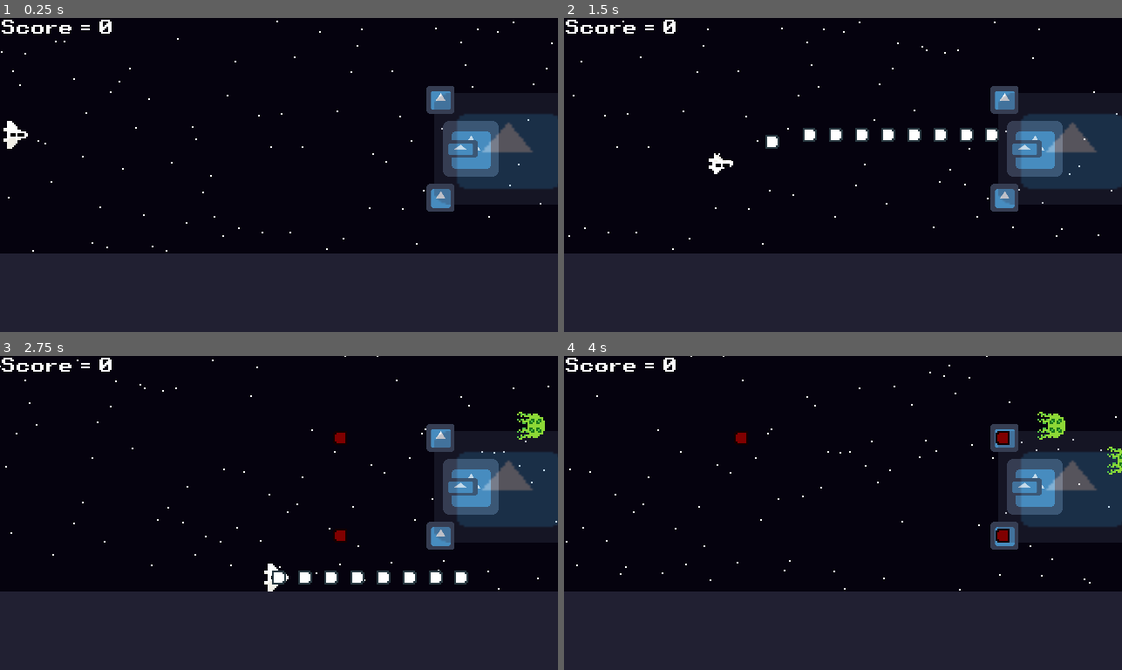
Above: before the commit, frames 1-4 (two rows, left to right).
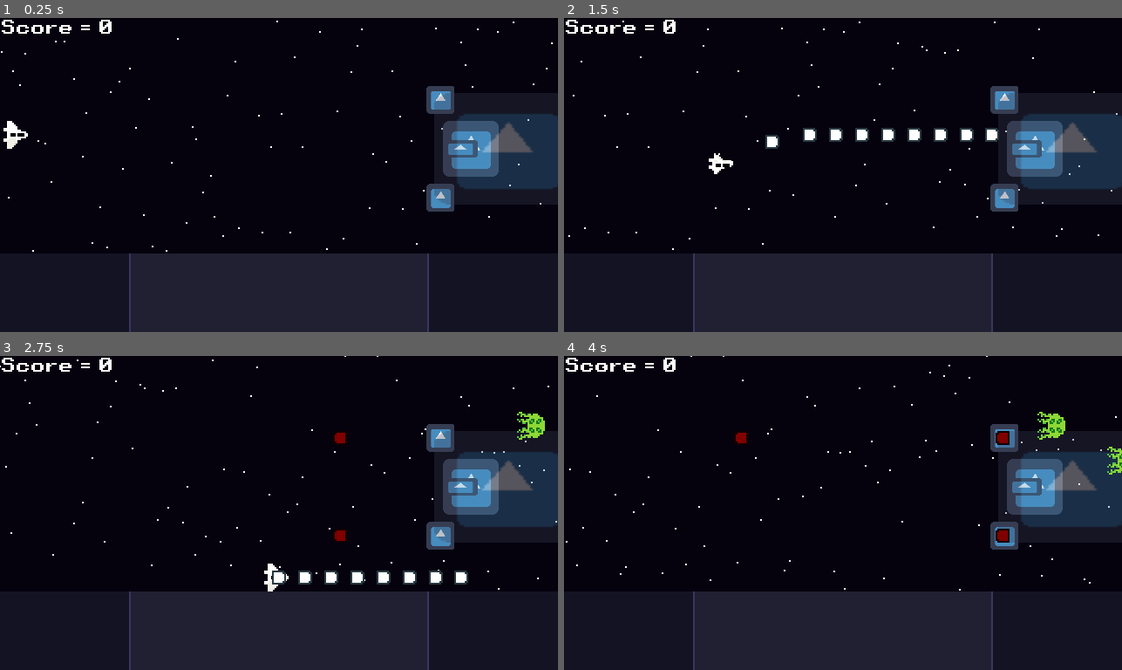
Above: after the commit, the same moments.

Repository: MrPiedPiper/LD48
Game: Godot game, scene res://Main/Main.tscn
Two runs of this game, one before a commit and one after it. Both use one fixed random seed, a clock stepped at 60 frames per second and the inputs below. The engine's default icon, where the game draws it, is replaced by a stand-in: a white triangle on a blue panel in a dark square.
Inputs:
- Up to frame 1 (0.25 s): no input
- Up to frame 2 (1.5 s): hold D (input_right) 0.53-1.28 s; hold , (input_a) 0.53-1.28 s; hold S (input_down) from 1.28 s (still down); tap , (input_a) at 1.35 s
- Up to frame 3 (2.75 s): release S (input_down) at 2.03 s; hold D (input_right) from 2.03 s (still down); hold , (input_a) from 2.03 s (still down)
- Up to frame 4 (4 s): release D (input_right) at 2.78 s; release , (input_a) at 2.78 s; hold W (input_up) 2.78-3.53 s; tap , (input_a) at 2.85 s; hold A (input_left) from 3.53 s (still down); hold , (input_a) from 3.53 s (still down)

The runs differ from the first frame. In frame 1, 0.2% of the frame differs, in the area x 23-77%, y 75-100%; in frame 2, 0.2%; in frame 3, 0.2%; in frame 4, 0.2%.

Commit message:
Fix dialog not hiding portraits and not finishing correctly, add characters, and correctly hide boss collisions

Diff:
--- a/Bosses/BaseBoss/BaseBoss.gd
+++ b/Bosses/BaseBoss/BaseBoss.gd
@@ -4,6 +4,7 @@
 var _is_waiting = true
 
 onready var weak_spot = $WeakSpot
+var weak_spot_health = 10
 
 onready var weapon1 = $Weapon1Area/Weapon1
 onready var weapon1_timer = $Weapon1Timer
@@ -28,7 +29,7 @@
 	weapon1_area.visible = false
 	for i in weapon1_area.get_children():
 		if i is CollisionShape2D:
-			i.disabled = true
+			i.set_deferred("disabled",true)
 	disable_barrier_if_weaponless()
 
 func enable_weapon1():
@@ -36,14 +37,14 @@
 	weapon1_area.visible = true
 	for i in weapon1_area.get_children():
 		if i is CollisionShape2D:
-			i.disabled = false
+			i.set_deferred("disabled",false)
 
 func disable_weapon2():
 	weapon2_timer.stop()
 	weapon2_area.visible = false
 	for i in weapon2_area.get_children():
 		if i is CollisionShape2D:
-			i.disabled = true
+			i.set_deferred("disabled",true)
 	disable_barrier_if_weaponless()
 
 func enable_weapon2():
@@ -51,17 +52,17 @@
 	weapon2_area.visible = true
 	for i in weapon2_area.get_children():
 		if i is CollisionShape2D:
-			i.disabled = false
+			i.set_deferred("disabled",false)
 
 func disable_barrier():
 	for i in barrier_area.get_children():
 		if i is CollisionShape2D:
-			i.disabled = true
+			i.set_deferred("disabled",true)
 
 func enable_barrier():
 	for i in barrier_area.get_children():
 		if i is CollisionShape2D:
-			i.disabled = false
+			i.set_deferred("disabled",false)
 
 func _ready():
 	start()
@@ -71,9 +72,20 @@
 	weapon1_timer.start()
 	weapon2_timer.start()
 
-
 func set_wait(value):
 	_is_waiting = value
+
+func set_weak_spot_health(value):
+	if value <= 0:
+		ship_destroyed()
+		pass
+	weak_spot_health = value
+
+func ship_destroyed():
+	pass
+
+func get_weak_spot_health():
+	return weak_spot_health
 
 func set_weapon1_health(value):
 	if value <= 0:
@@ -115,3 +127,7 @@
 func _on_Weapon2Area_area_entered(area):
 	if area.is_in_group("PlayerBullet"):
 		set_weapon2_health(get_weapon2_health()-1)
+
+func _on_WeakSpot_area_entered(area):
+	if area.is_in_group("PlayerBullet"):
+		set_weak_spot_health(get_weak_spot_health()-1)
--- a/Bosses/BaseBoss/BaseBoss.tscn
+++ b/Bosses/BaseBoss/BaseBoss.tscn
@@ -54,7 +54,6 @@
 
 [node name="Weapon2" parent="Weapon2Area" instance=ExtResource( 3 )]
 is_player = false
-testdelay = 0.25
 
 [node name="Weapon2Sprite" type="Sprite" parent="Weapon2Area"]
 scale = Vector2( 0.25, 0.25 )
@@ -72,5 +71,6 @@
 rotation = 1.5708
 shape = SubResource( 2 )
 
+[connection signal="area_entered" from="WeakSpot" to="." method="_on_WeakSpot_area_entered"]
 [connection signal="area_entered" from="Weapon1Area" to="." method="_on_Weapon1Area_area_entered"]
 [connection signal="area_entered" from="Weapon2Area" to="." method="_on_Weapon2Area_area_entered"]
--- a/Bosses/Boss1/Boss1.gd
+++ b/Bosses/Boss1/Boss1.gd
@@ -19,3 +19,7 @@
 func enable_barrier():
 	.enable_barrier()
 	barrier_sprite.show()
+
+func ship_destroyed():
+	.ship_destroyed()
+	print("DESTRUCTION")
--- a/Main/DialogScenes/DialogBox/Characters/Characters.gd
+++ b/Main/DialogScenes/DialogBox/Characters/Characters.gd
@@ -3,6 +3,8 @@
 enum CharacterIds {
 	NONE=-1,
 	PLAYER,
+	PERSEUS,
+	ROBOT,
 }
 enum FrameIds {
 	NEUTRAL,
--- a/Main/DialogScenes/DialogBox/Characters/Characters.tscn
+++ b/Main/DialogScenes/DialogBox/Characters/Characters.tscn
@@ -1,8 +1,10 @@
-[gd_scene load_steps=4 format=2]
+[gd_scene load_steps=6 format=2]
 
 [ext_resource path="res://Main/DialogScenes/DialogBox/Characters/BaseChar/BaseChar.tscn" type="PackedScene" id=1]
 [ext_resource path="res://Main/DialogScenes/DialogBox/Characters/Characters.gd" type="Script" id=2]
 [ext_resource path="res://sprites/player_dialogue.png" type="Texture" id=3]
+[ext_resource path="res://sprites/general_dialogue.png" type="Texture" id=4]
+[ext_resource path="res://sprites/robot_dialogue.png" type="Texture" id=5]
 
 [node name="Characters" type="Node"]
 script = ExtResource( 2 )
@@ -12,3 +14,15 @@
 emotion_atlas = ExtResource( 3 )
 frames = 4
 frame_box_size = 32
+
+[node name="Perseus" parent="." instance=ExtResource( 1 )]
+id = 1
+emotion_atlas = ExtResource( 4 )
+frames = 4
+frame_box_size = 32
+
+[node name="Robot" parent="." instance=ExtResource( 1 )]
+id = 2
+emotion_atlas = ExtResource( 5 )
+frames = 4
+frame_box_size = 32
--- a/Main/DialogScenes/DialogBox/DialogBox.gd
+++ b/Main/DialogScenes/DialogBox/DialogBox.gd
@@ -11,7 +11,7 @@
 
 var dialog_id = -1
 
-onready var dialog_label = $DialogContainer/Dialog
+onready var dialog_label = $DialogContainer/HBoxContainer/Dialog
 onready var portrait_left = $Portraits/PortraitLeft
 onready var portrait_right = $Portraits/PortraitRight
 onready var dialog_timer = $DialogTimer
@@ -20,7 +20,7 @@
 var curr_page = 0
 var auto = false
 var renamedialog = -1
-var is_done = false
+var is_done = true
 
 #func _display_test_dialog(value):
 #	if not Engine.editor_hint: return
@@ -39,6 +39,7 @@
 	curr_page = 0
 	dialog_id = id
 	GameManager.is_dialog_open = true
+	is_done = false
 	self.auto = auto
 	update_dialog()
 
@@ -52,7 +53,7 @@
 	portrait_left.texture = null
 	portrait_right.texture = null
 	auto = false
-	is_done = false
+	is_done = true
 
 func _init():
 #	GameManager.is_dialog_open = true
@@ -65,11 +66,10 @@
 #	start_dialog(0)
 
 func next_page():
-	if curr_page >= len(renamedialog.get_children()):
+	if is_done or curr_page >= len(renamedialog.get_children())-1:
 		return false
 	dialog_label.visible_characters = 0
 	curr_page += 1
-	print(str("Playing page ", curr_page))
 	update_dialog()
 	return true
 
@@ -113,6 +113,9 @@
 		portrait_right.modulate = color_see_through
 	elif talking == 1:
 		portrait_left.modulate = color_see_through
+		portrait_right.modulate = Color.white
+	elif talking == 2:
+		portrait_left.modulate = Color.white
 		portrait_right.modulate = Color.white
 
 #func parse_tags(value:String):
@@ -180,9 +183,8 @@
 
 func dialog_progress():
 	var is_dialog_progressing = next_page()
-	if not is_dialog_progressing:
+	if !is_dialog_progressing:
 		emit_signal("dialog_done",dialog_id)
-		is_done = true
 		clear_dialog()
 
 func _input(event):
--- a/Main/DialogScenes/DialogBox/DialogBox.tscn
+++ b/Main/DialogScenes/DialogBox/DialogBox.tscn
@@ -20,6 +20,75 @@
 __meta__ = {
 "_edit_use_anchors_": false
 }
+
+[node name="DialogContainer" type="MarginContainer" parent="."]
+anchor_right = 1.0
+anchor_bottom = 1.0
+mouse_filter = 2
+size_flags_horizontal = 3
+size_flags_vertical = 3
+__meta__ = {
+"_edit_use_anchors_": false
+}
+
+[node name="HBoxContainer" type="HBoxContainer" parent="DialogContainer"]
+margin_right = 320.0
+margin_bottom = 45.0
+custom_constants/separation = 5
+
+[node name="HBoxContainer" type="HBoxContainer" parent="DialogContainer/HBoxContainer"]
+margin_right = 75.0
+margin_bottom = 45.0
+rect_min_size = Vector2( 75, 0 )
+custom_constants/separation = 0
+
+[node name="ColorRect" type="ColorRect" parent="DialogContainer/HBoxContainer/HBoxContainer"]
+margin_right = 74.0
+margin_bottom = 45.0
+rect_min_size = Vector2( 1, 0 )
+size_flags_horizontal = 3
+color = Color( 0.0784314, 0.0745098, 0.141176, 1 )
+
+[node name="ColorRect2" type="ColorRect" parent="DialogContainer/HBoxContainer/HBoxContainer"]
+margin_left = 74.0
+margin_right = 75.0
+margin_bottom = 45.0
+rect_min_size = Vector2( 1, 0 )
+color = Color( 0.219608, 0.211765, 0.376471, 1 )
+
+[node name="Dialog" type="RichTextLabel" parent="DialogContainer/HBoxContainer"]
+margin_left = 80.0
+margin_top = 17.0
+margin_right = 240.0
+margin_bottom = 28.0
+rect_clip_content = false
+size_flags_horizontal = 3
+size_flags_vertical = 4
+custom_fonts/normal_font = ExtResource( 1 )
+bbcode_enabled = true
+fit_content_height = true
+scroll_active = false
+
+[node name="HBoxContainer2" type="HBoxContainer" parent="DialogContainer/HBoxContainer"]
+margin_left = 245.0
+margin_right = 320.0
+margin_bottom = 45.0
+rect_min_size = Vector2( 75, 0 )
+custom_constants/separation = 0
+
+[node name="ColorRect" type="ColorRect" parent="DialogContainer/HBoxContainer/HBoxContainer2"]
+margin_right = 1.0
+margin_bottom = 45.0
+rect_min_size = Vector2( 1, 0 )
+color = Color( 0.219608, 0.211765, 0.376471, 1 )
+
+[node name="ColorRect2" type="ColorRect" parent="DialogContainer/HBoxContainer/HBoxContainer2"]
+margin_left = 1.0
+margin_right = 75.0
+margin_bottom = 45.0
+rect_min_size = Vector2( 1, 0 )
+size_flags_horizontal = 3
+color = Color( 0.0784314, 0.0745098, 0.141176, 1 )
 
 [node name="Portraits" type="MarginContainer" parent="."]
 anchor_right = 1.0
@@ -60,33 +129,6 @@
 "_edit_lock_": true
 }
 
-[node name="DialogContainer" type="MarginContainer" parent="."]
-anchor_right = 1.0
-anchor_bottom = 1.0
-mouse_filter = 2
-size_flags_horizontal = 3
-size_flags_vertical = 3
-custom_constants/margin_right = 80
-custom_constants/margin_top = 4
-custom_constants/margin_left = 80
-custom_constants/margin_bottom = 4
-__meta__ = {
-"_edit_use_anchors_": false
-}
-
-[node name="Dialog" type="RichTextLabel" parent="DialogContainer"]
-margin_left = 80.0
-margin_top = 17.0
-margin_right = 240.0
-margin_bottom = 28.0
-rect_clip_content = false
-size_flags_horizontal = 3
-size_flags_vertical = 4
-custom_fonts/normal_font = ExtResource( 1 )
-bbcode_enabled = true
-fit_content_height = true
-scroll_active = false
-
 [node name="DialogTimer" type="Timer" parent="."]
 wait_time = 0.125
 one_shot = true
--- a/Main/DialogScenes/DialogGroups/DialogGroups.tscn
+++ b/Main/DialogScenes/DialogGroups/DialogGroups.tscn
@@ -8,10 +8,15 @@
 [ext_resource path="res://Main/DialogScenes/DialogGroups/TextTester.gd" type="Script" id=6]
 [ext_resource path="res://sprites/player_dialogue.png" type="Texture" id=7]
 [ext_resource path="res://Main/DialogScenes/DialogGroups/Dialogs.gd" type="Script" id=8]
+[ext_resource path="res://sprites/robot_dialogue.png" type="Texture" id=9]
 
 [sub_resource type="AtlasTexture" id=1]
 atlas = ExtResource( 7 )
-region = Rect2( 0, 0, 32, 32 )
+region = Rect2( 32, 0, 32, 32 )
+
+[sub_resource type="AtlasTexture" id=2]
+atlas = ExtResource( 9 )
+region = Rect2( 32, 0, 32, 32 )
 
 [node name="DialogGroups" type="Node"]
 script = ExtResource( 3 )
@@ -40,30 +45,6 @@
 right_frame = 1
 text_speed = 0.5
 
-[node name="Dialog2" parent="Dialogs" instance=ExtResource( 1 )]
-id = 1
-
-[node name="DialogItem" parent="Dialogs/Dialog2" instance=ExtResource( 2 )]
-left_id = 0
-left_frame = 3
-right_id = 0
-right_frame = 2
-text_speed = 0.002
-
-[node name="DialogItem2" parent="Dialogs/Dialog2" instance=ExtResource( 2 )]
-dialog = "This is another dialog"
-speaking = 0
-left_id = 0
-right_id = 0
-right_frame = 1
-text_speed = 0.3
-
-[node name="DialogItem3" parent="Dialogs/Dialog2" instance=ExtResource( 2 )]
-dialog = "An example message for the game"
-speaking = 1
-right_id = 0
-text_speed = 1.0
-
 [node name="Dialog3" parent="Dialogs" instance=ExtResource( 1 )]
 id = 2
 
@@ -75,8 +56,20 @@
 text_speed = 0.25
 
 [node name="DialogItem2" parent="Dialogs/Dialog3" instance=ExtResource( 2 )]
-dialog = "This is the end"
+dialog = "This is the blue guy"
+speaking = 1
+left_id = 0
+right_id = 1
 text_speed = 0.02
+
+[node name="DialogItem3" parent="Dialogs/Dialog3" instance=ExtResource( 2 )]
+dialog = "Whaaaaaaaaat"
+speaking = 2
+left_id = 0
+left_frame = 1
+right_id = 2
+right_frame = 1
+text_speed = 0.2
 
 [node name="Dialog4" parent="Dialogs" instance=ExtResource( 1 )]
 id = 3
@@ -92,8 +85,12 @@
 script = ExtResource( 6 )
 chars = ExtResource( 5 )
 dialog_item_template = ExtResource( 2 )
-add_to_id = 3
+add_to_id = 2
 left_id = 0
+left_frame = 1
+right_id = 2
+right_frame = 1
+text_speed = 0.2
 
 [node name="DialogBox" type="Control" parent="Tools/TextTester"]
 anchor_top = 0.75
@@ -126,6 +123,7 @@
 }
 
 [node name="PortraitLeft" type="TextureRect" parent="Tools/TextTester/DialogBox/Portraits"]
+modulate = Color( 0.5, 0.5, 0.5, 1 )
 margin_left = 4.0
 margin_right = 316.0
 margin_bottom = 64.0
@@ -139,7 +137,6 @@
 }
 
 [node name="PortraitRight" type="TextureRect" parent="Tools/TextTester/DialogBox/Portraits"]
-modulate = Color( 0.5, 0.5, 0.5, 1 )
 margin_left = 252.0
 margin_right = 316.0
 margin_bottom = 64.0
@@ -148,6 +145,7 @@
 mouse_filter = 2
 size_flags_horizontal = 8
 size_flags_vertical = 8
+texture = SubResource( 2 )
 stretch_mode = 5
 flip_h = true
 __meta__ = {
@@ -179,13 +177,13 @@
 size_flags_vertical = 4
 custom_fonts/normal_font = ExtResource( 4 )
 bbcode_enabled = true
-bbcode_text = "Even more, [wave][rainbow]wow![/rainbow][/wave]"
-visible_characters = 15
-text = "Even more, wow!"
+bbcode_text = "Whaaaaaaaaat"
+visible_characters = 12
+text = "Whaaaaaaaaat"
 fit_content_height = true
 scroll_active = false
 
 [node name="DialogTimer" type="Timer" parent="Tools/TextTester/DialogBox"]
-wait_time = 0.125
+wait_time = 0.2
 
 [connection signal="timeout" from="Tools/TextTester/DialogBox/DialogTimer" to="Tools/TextTester" method="_on_DialogTimer_timeout"]
--- a/Main/DialogScenes/DialogItem/DialogItem.gd
+++ b/Main/DialogScenes/DialogItem/DialogItem.gd
@@ -4,6 +4,7 @@
 	NONE = -1,
 	LEFT = 0,
 	RIGHT = 1,
+	BOTH = 2,
 }
 
 export(String,MULTILINE) var dialog
--- a/Main/Main.gd
+++ b/Main/Main.gd
@@ -14,4 +14,5 @@
 
 
 func _on_DialogBox_dialog_done(id):
-	print(str("finished dialog ",id))
+#	print(str("finished dialog ",id))
+	pass
Not shown: 1 places in Main/DialogScenes/DialogGroups/DialogGroups.tscn that only renumber resources
